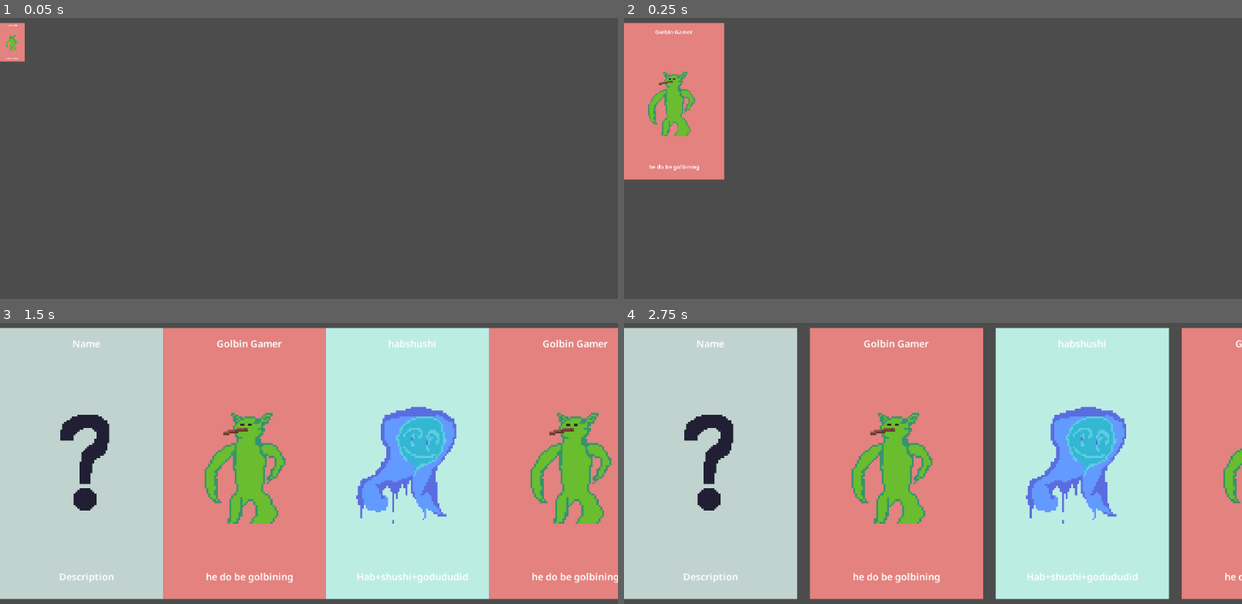
Above: before the commit, frames 1-4 (two rows, left to right).
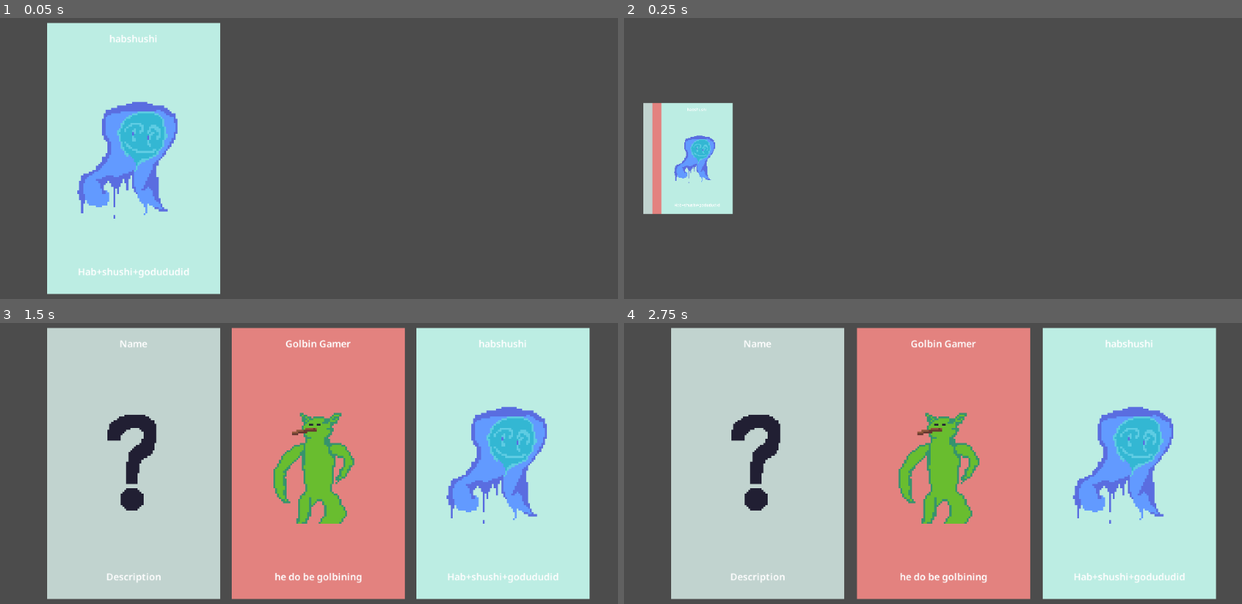
Above: after the commit, the same moments.

Repository: fkeyzuwu/Godot-Card-Game-Attempt
Game: Godot game, scene res://Main.tscn
Two runs of this game, one before a commit and one after it. Both use one fixed random seed, a clock stepped at 60 frames per second and the inputs below.
Inputs:
- Up to frame 1 (0.05 s): no input
- Up to frame 2 (0.25 s): no input
- Up to frame 3 (1.5 s): no input
- Up to frame 4 (2.75 s): no input

The runs differ from the first frame. In frame 1, 28% of the frame differs, in the area x 0-36%, y 1-99%; in frame 2, 11%; in frame 3, 63%, in the area x 0-100%, y 1-99%; in frame 4, 52%.

Commit message:
cool

Diff:
--- a/Grid.gd
+++ b/Grid.gd
@@ -3,10 +3,19 @@
 func _ready() -> void:
 	add_constant_override("hseparation",-287)
 
-	var tween := create_tween().set_trans(Tween.TRANS_CUBIC).set_ease(Tween.EASE_OUT)
+	yield(get_tree().create_timer(0.2), "timeout")
 
-	tween.tween_property(self, "rect_scale",
-	Vector2.ONE, 1).from(Vector2.ZERO)
+	var tween := create_tween().set_trans(Tween.TRANS_QUINT).set_ease(Tween.EASE_OUT)
+	tween.set_parallel().tween_property(self, "rect_scale",
+	Vector2.ONE, 0.5).from(Vector2.ZERO)
+
+	tween.tween_property(self, "rect_position",
+	rect_position, 0.5).from(Vector2(0, rect_position.y + rect_size.y * 0.5))
 
 	tween.tween_property(self, "custom_constants/hseparation",
-	 21, 1)
+	 21, 2).set_trans(Tween.TRANS_QUINT)
+	tween.set_parallel(false)
+	tween.tween_callback(self, "suck")
+
+func suck() -> void:
+	print("hi")
--- a/Main.tscn
+++ b/Main.tscn
@@ -6,14 +6,23 @@
 [ext_resource path="res://Grid.gd" type="Script" id=4]
 
 [node name="Main" type="Control"]
-anchor_right = 1.0
-anchor_bottom = 1.0
+anchor_left = 0.5
+anchor_top = 0.462
+anchor_right = 0.5
+anchor_bottom = 0.462
+margin_left = -512.0
+margin_top = -277.2
+margin_right = 512.0
+margin_bottom = 322.8
 
 [node name="GridContainer" type="GridContainer" parent="."]
+anchor_left = 0.5
 anchor_top = 0.5
+anchor_right = 0.5
 anchor_bottom = 0.5
+margin_left = -434.5
 margin_top = -225.0
-margin_right = 1160.0
+margin_right = 434.5
 margin_bottom = 225.0
 columns = 4
 script = ExtResource( 4 )
@@ -33,9 +42,3 @@
 margin_left = 582.0
 margin_right = 869.0
 data = ExtResource( 3 )
-
-[node name="Card4" parent="GridContainer" instance=ExtResource( 1 )]
-anchor_right = 0.0
-margin_left = 873.0
-margin_right = 1160.0
-data = ExtResource( 2 )
